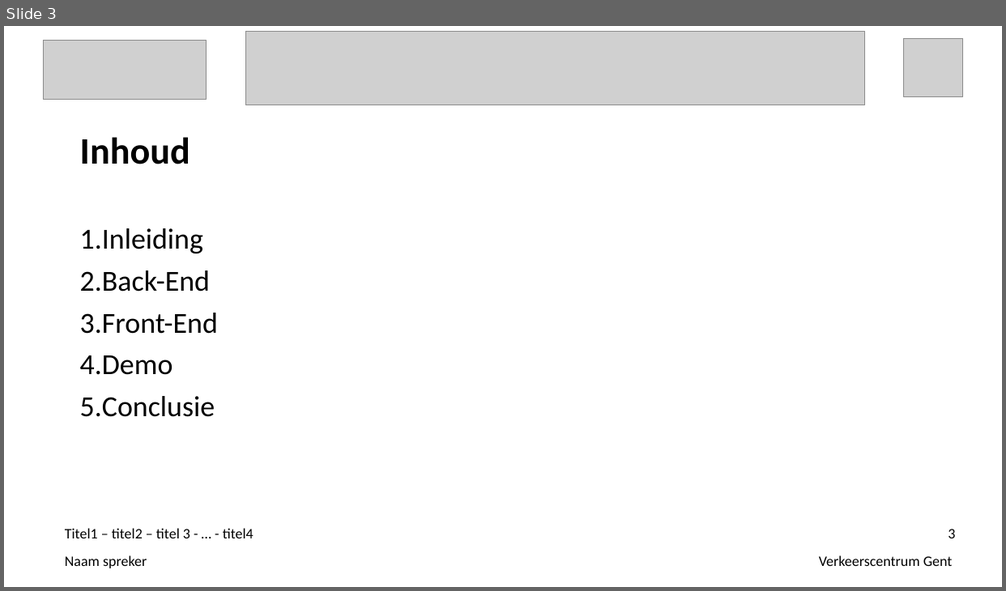
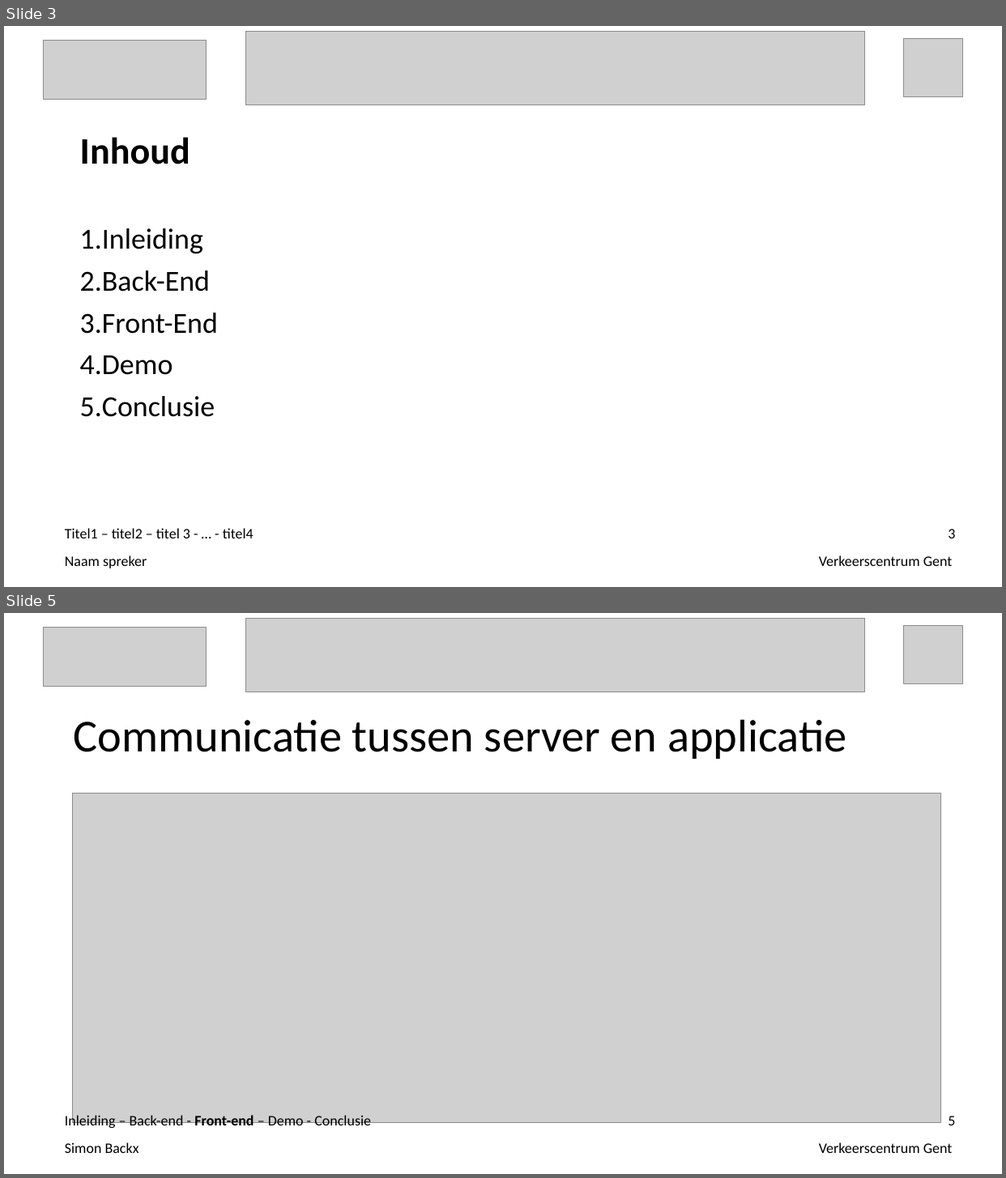
Before and after one commit to ghentlivinglab/Traffic-Travel-Time-Analyzer-1, a slide deck: Einddocumentatie/Presentatie.ppt. Shown one above the other, each under a label of ours: slide 3 before the commit, slides 3 and 5 after it; the slides between them are not shown. The pictures are 1006x591 and 1006x1178 pixels, drawn with LibreOffice and Linux fonts; fonts in the diff are those of the drawing; grey boxes stand for pictures. Boxes give left, top, right and bottom in pixels: in the first picture for what was removed or moved away, otherwise in the second. Text is boxed around its words. In the diff, an @@ line names an element or a change of style, - is before the commit and + after.

Commit message:
Front end technisch toegevoegd aan presentatie

```diff
--- a/Einddocumentatie/Presentatie.ppt
+++ b/Einddocumentatie/Presentatie.ppt
@@ slide 5 added at (4,613,1002,1174), background #FFFFFF @@
@@ picture added at (43,628,206,687) @@
@@ picture added at (245,618,865,692) @@
@@ picture added at (903,625,962,684) @@
@@ title added at (73,719,847,759), 44 pt, text #000000 @@
+Communicatie tussen server en applicatie
@@ picture added at (73,794,940,1122) @@
@@ text added at (65,1114,371,1131), 14 pt, text #000000 @@
+Inleiding – Back-end - Front-end – Demo - Conclusie
@@ page number added at (948,1116,955,1126), 14 pt, text #000000 @@
+5
@@ text added at (65,1143,139,1153), 14 pt, text #000000 @@
+Simon Backx
@@ text added at (819,1143,953,1153), 14 pt, text #000000 @@
+Verkeerscentrum Gent
```
Also in this commit, not shown: 10 other slides added.
